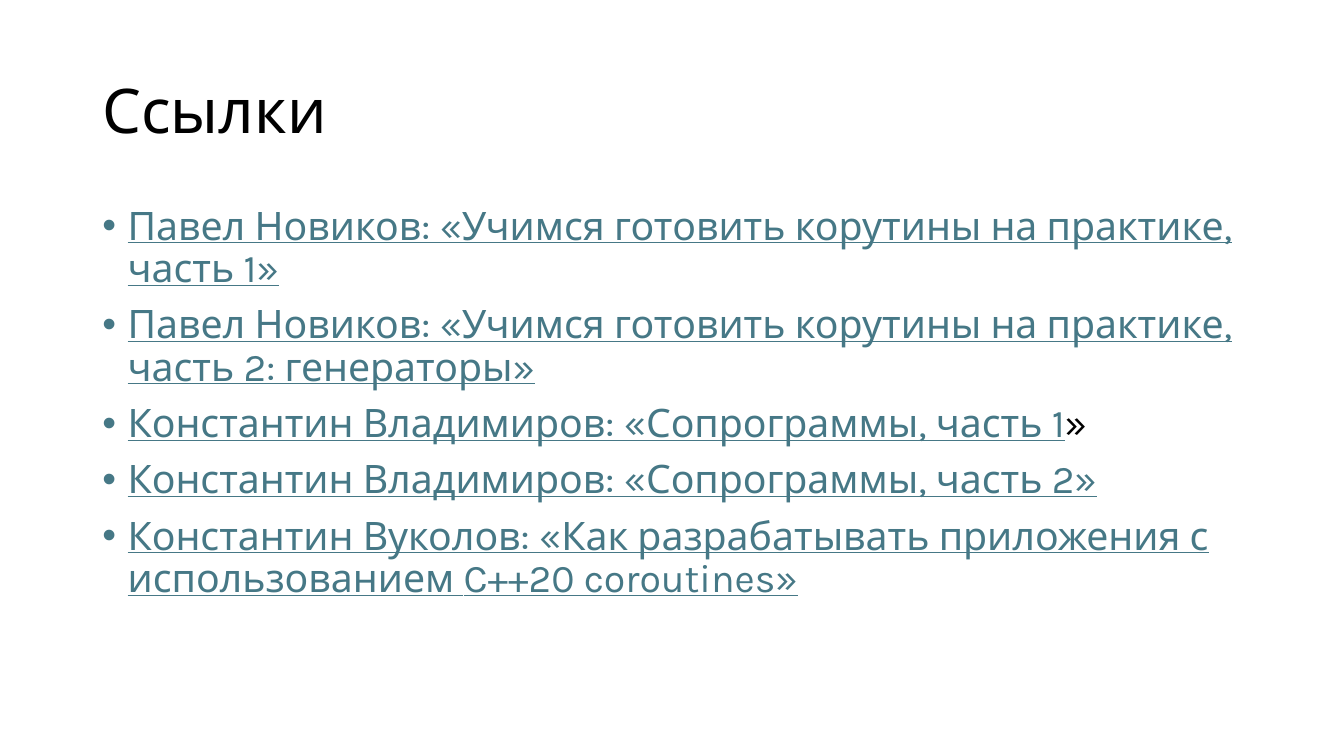
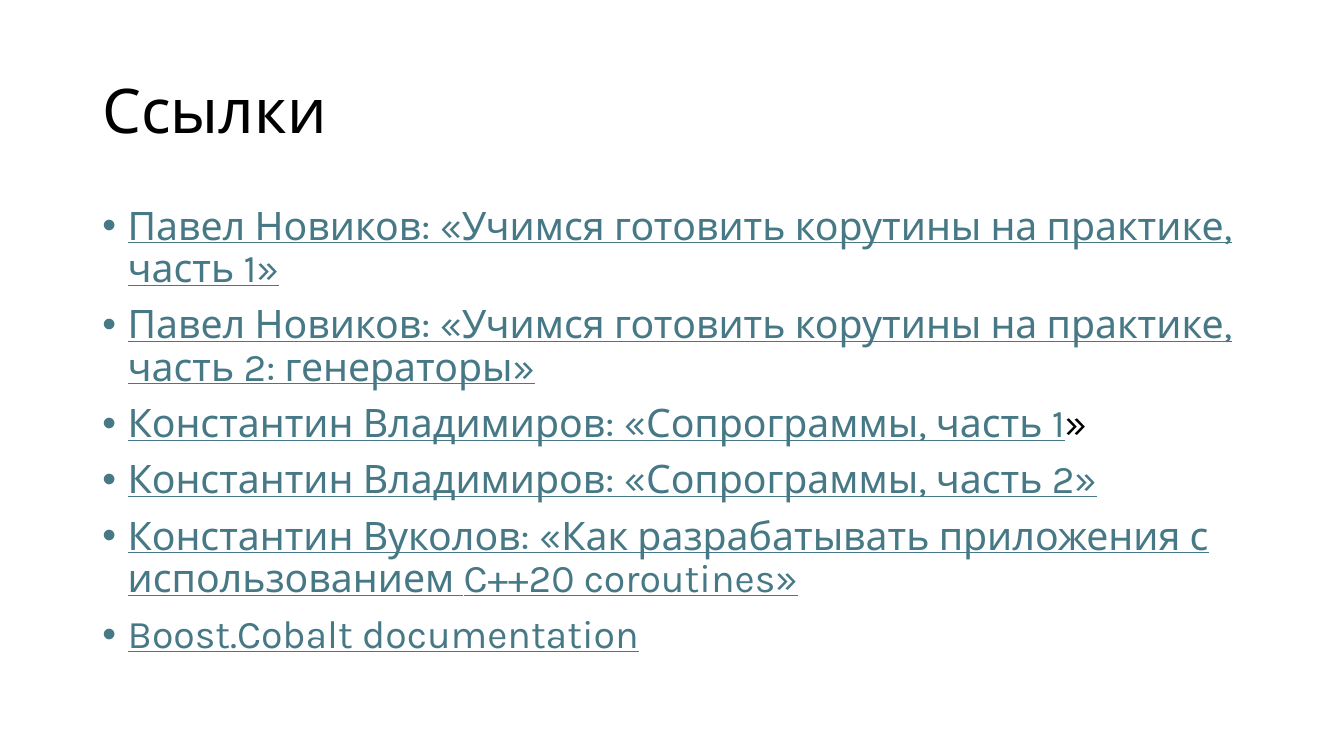
Before and after one commit to alexey-malov/pc, a slide deck: slide 105 of lectures/12/Coroutines.pptx (slide 77 before the commit). Drawn at 1344x756 pixels with LibreOffice and Linux fonts; fonts in the diff are those of the drawing. Boxes give left, top, right and bottom in pixels: in the first picture for what was removed or moved away, otherwise in the second. Text is boxed around its words. In the diff, an @@ line names an element or a change of style, - is before the commit and + after.

```diff
--- a/lectures/12/Coroutines.pptx
+++ b/lectures/12/Coroutines.pptx
@@ text at box(128, 621, 639, 652): paragraph added @@
+• Boost.Cobalt documentation
```
Also in this commit, not shown: 28 slides added, 18 other files.
